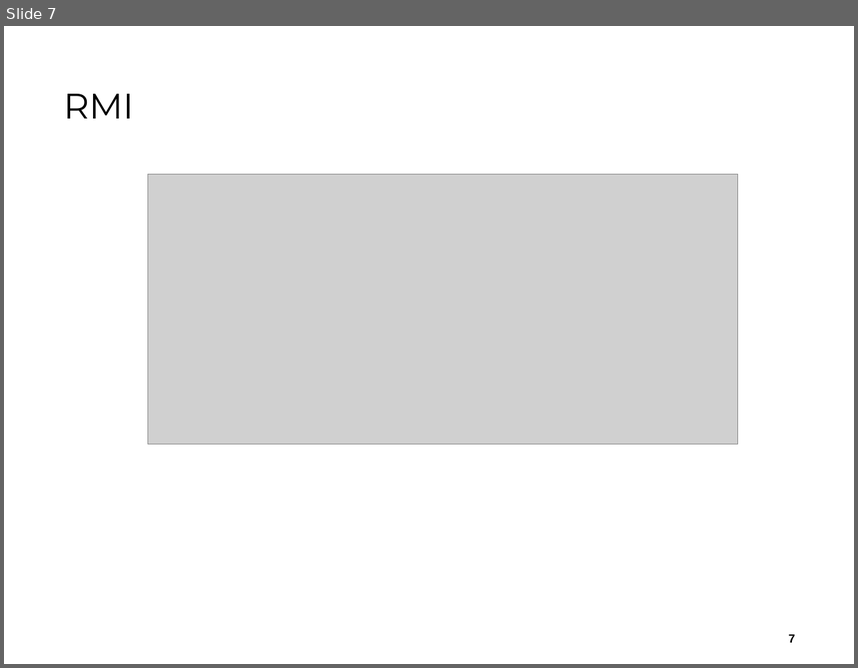
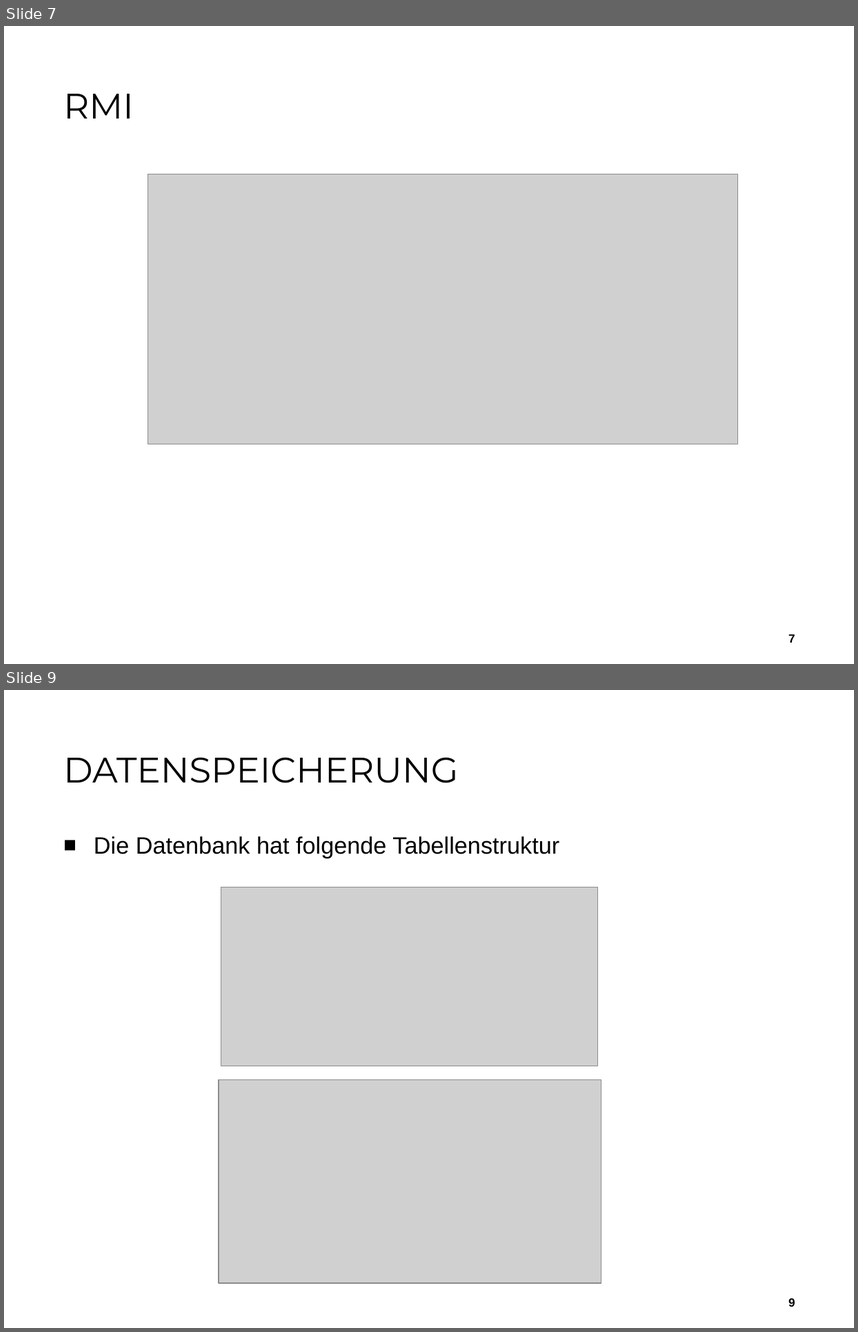
Before and after one commit to aistleithnera/258321_DKE_PR, a slide deck: Dokumente/Zwischenpräsentation Implementierung/Implementierung_Zwischenpraesentation.pptx. Shown one above the other, each under a label of ours: slide 7 before the commit, slides 7 and 9 after it; the slides between them are not shown. The pictures are 858x668 and 858x1332 pixels, drawn with LibreOffice and Linux fonts; fonts in the diff are those of the drawing; grey boxes stand for pictures; background and template pictures are left out. Boxes give left, top, right and bottom in pixels: in the first picture for what was removed or moved away, otherwise in the second. Text is boxed around its words. In the diff, an @@ line names an element or a change of style, - is before the commit and + after.

```diff
--- a/Dokumente/Zwischenpräsentation Implementierung/Implementierung_Zwischenpraesentation.pptx
+++ b/Dokumente/Zwischenpräsentation Implementierung/Implementierung_Zwischenpraesentation.pptx
@@ slide 9 added at [4, 690, 854, 1328], background #FFFFFF @@
@@ title added at [63, 757, 458, 783], 30 pt, text #000000 @@
+DATENSPEICHERUNG
@@ text added at [94, 836, 559, 858], 20 pt, text #000000 @@
+■ Die Datenbank hat folgende Tabellenstruktur
@@ picture added at [221, 887, 597, 1066] @@
@@ picture added at [219, 1079, 602, 1283] @@
@@ page number added at [789, 1298, 795, 1306], 10 pt, text #000000, bold @@
+9
```
Also in this commit, not shown: 2 other slides added, 1 slide removed.
